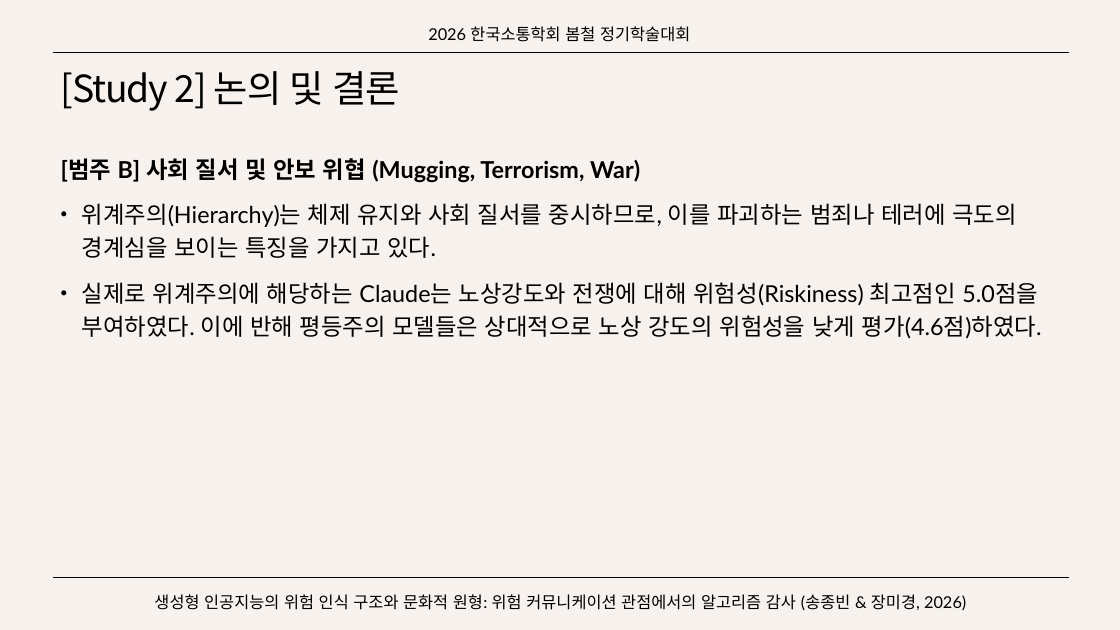
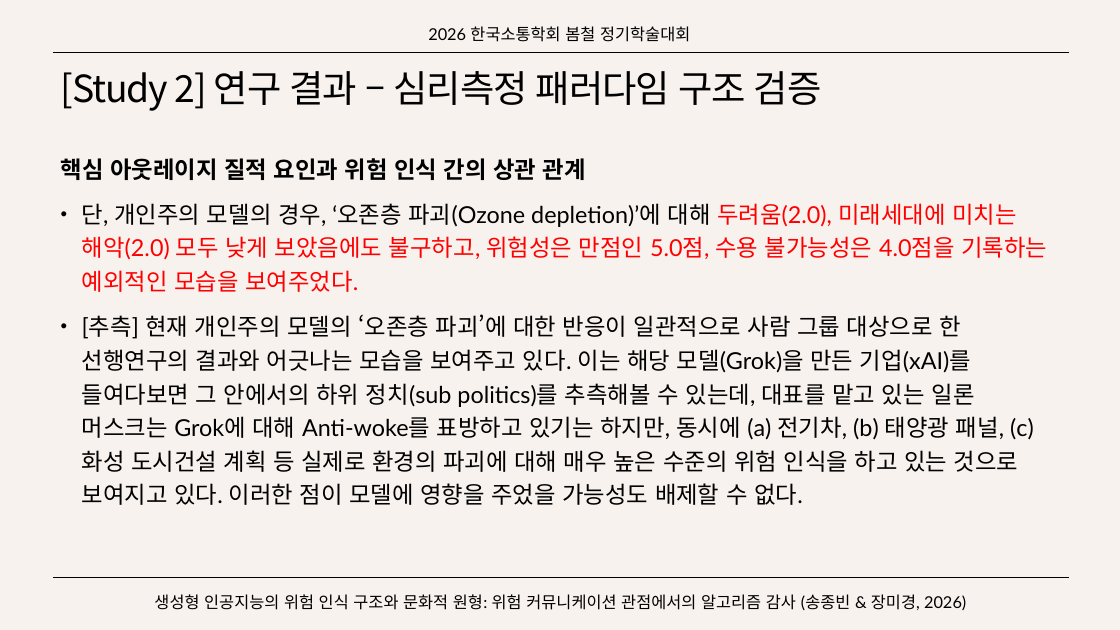
Before and after one commit to SongJongbeen/26-1, a slide deck: slide 40 of 연구/소통학회/생성형 인공지능의 위험 인식 구조와 문화적 원형.pptx (slide 36 before the commit). Drawn at 1120x630 pixels with LibreOffice and Linux fonts; fonts in the diff are those of the drawing. Boxes give left, top, right and bottom in pixels: in the first picture for what was removed or moved away, otherwise in the second. Text is boxed around its words. In the diff, an @@ line names an element or a change of style, - is before the commit and + after.

```diff
--- a/연구/소통학회/생성형 인공지능의 위험 인식 구조와 문화적 원형.pptx
+++ b/연구/소통학회/생성형 인공지능의 위험 인식 구조와 문화적 원형.pptx
@@ title at [61, 71, 822, 111]: text changed @@
-[Study 2] 논의 및 결론
+[Study 2] 연구 결과 – 심리측정 패러다임 구조 검증
@@ text at [61, 158, 1047, 505]: text changed @@
-[범주 B] 사회 질서 및 안보 위협 (Mugging, Terrorism, War)
-• 위계주의(Hierarchy)는 체제 유지와 사회 질서를 중시하므로, 이를 파괴하는 범죄나 테러에 극도의 경계심을 보이는 특징을 가지고 있다.
-• 실제로 위계주의에 해당하는 Claude는 노상강도와 전쟁에 대해 위험성(Riskiness) 최고점인 5.0점을 부여하였다. 이에 반해 평등주의 모델들은 상대적으로 노상 강도의 위험성을 낮게 평가(4.6점)하였다.
+핵심 아웃레이지 질적 요인과 위험 인식 간의 상관 관계
+• 단, 개인주의 모델의 경우, ‘오존층 파괴(Ozone depletion)’에 대해 두려움(2.0), 미래세대에 미치는 해악(2.0) 모두 낮게 보았음에도 불구하고, 위험성은 만점인 5.0점, 수용 불가능성은 4.0점을 기록하는 예외적인 모습을 보여주었다.
+• [추측] 현재 개인주의 모델의 ‘오존층 파괴’에 대한 반응이 일관적으로 사람 그룹 대상으로 한 선행연구의 결과와 어긋나는 모습을 보여주고 있다. 이는 해당 모델(Grok)을 만든 기업(xAI)를 들여다보면 그 안에서의 하위 정치(sub politics)를 추측해볼 수 있는데, 대표를 맡고 있는 일론 머스크는 Grok에 대해 Anti-woke를 표방하고 있기는 하지만, 동시에 (a) 전기차, (b) 태양광 패널, (c) 화성 도시건설 계획 등 실제로 환경의 파괴에 대해 매우 높은 수준의 위험 인식을 하고 있는 것으로 보여지고 있다. 이러한 점이 모델에 영향을 주었을 가능성도 배제할 수 없다.
```
Also in this commit, not shown: 8 other slides changed, 7 slides added, 16 other files.
